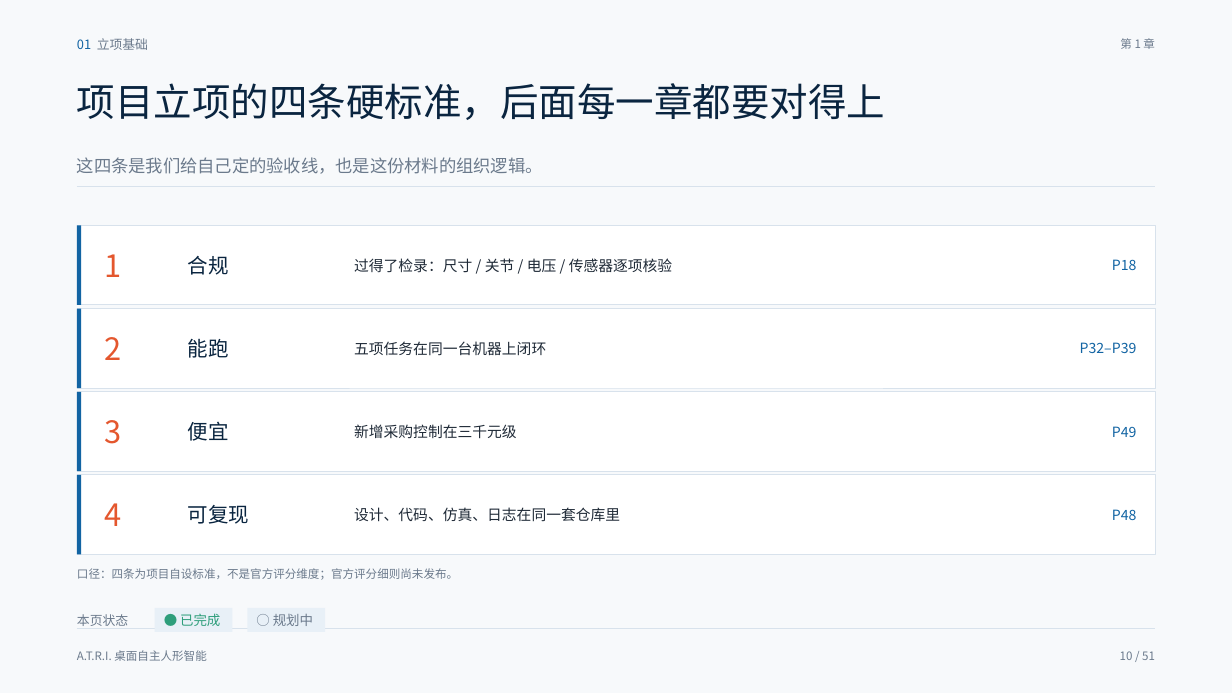
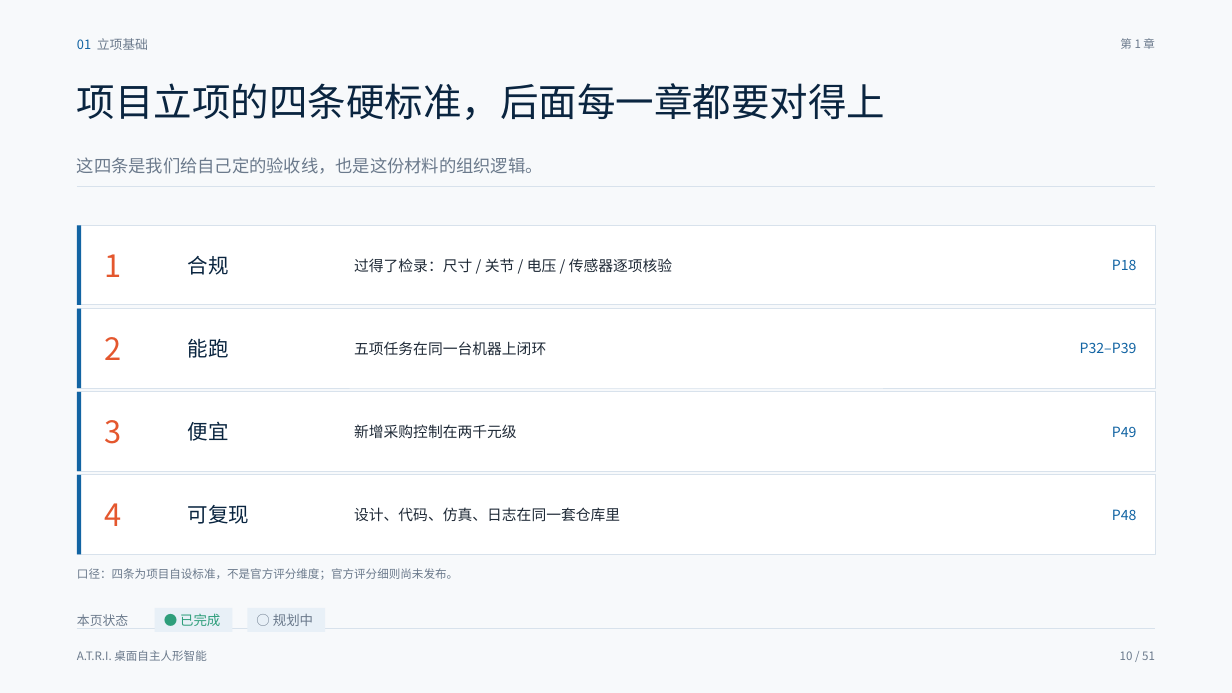
Before and after one commit to HPIline/ATRI, a slide deck: slide 10 of ppt/out/ATRI-答辩PPT-定稿.pptx. Drawn at 1232x693 pixels with LibreOffice and Linux fonts; fonts in the diff are those of the drawing. Boxes give left, top, right and bottom in pixels: in the first picture for what was removed or moved away, otherwise in the second. Text is boxed around its words. In the diff, an @@ line names an element or a change of style, - is before the commit and + after.

```diff
--- a/ppt/out/ATRI-答辩PPT-定稿.pptx
+++ b/ppt/out/ATRI-答辩PPT-定稿.pptx
@@ text at (354,424,517,439): text changed @@
-新增采购控制在三千元级
+新增采购控制在两千元级
```
Also in this commit, not shown: 10 other slides changed, 1 slide added, 1 slide removed, 9 other files.
